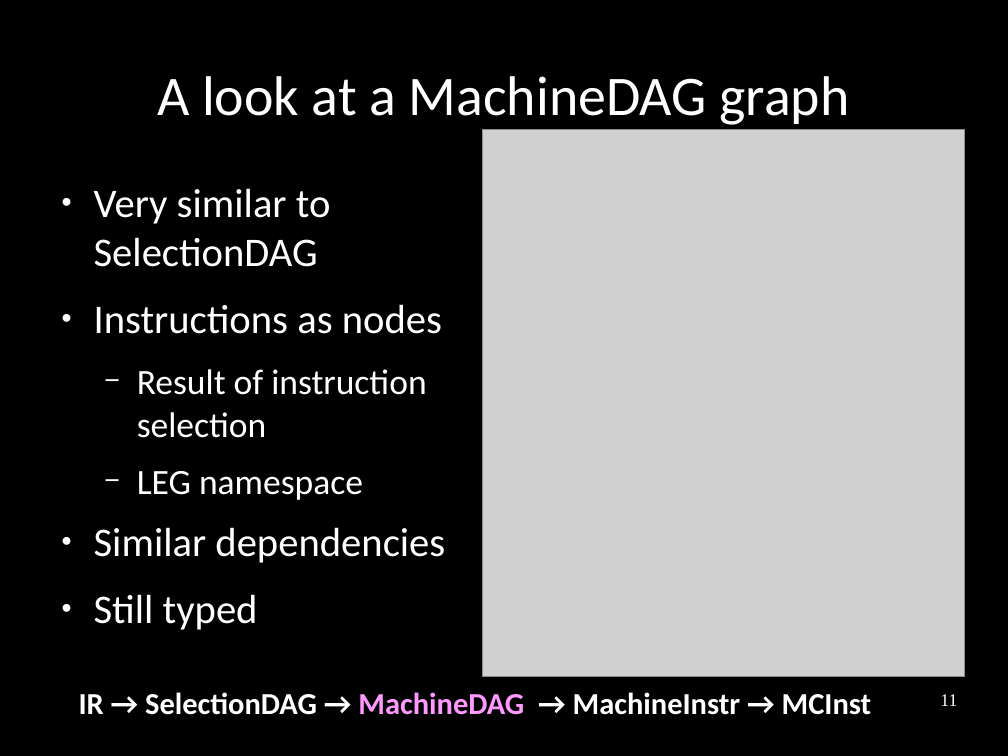
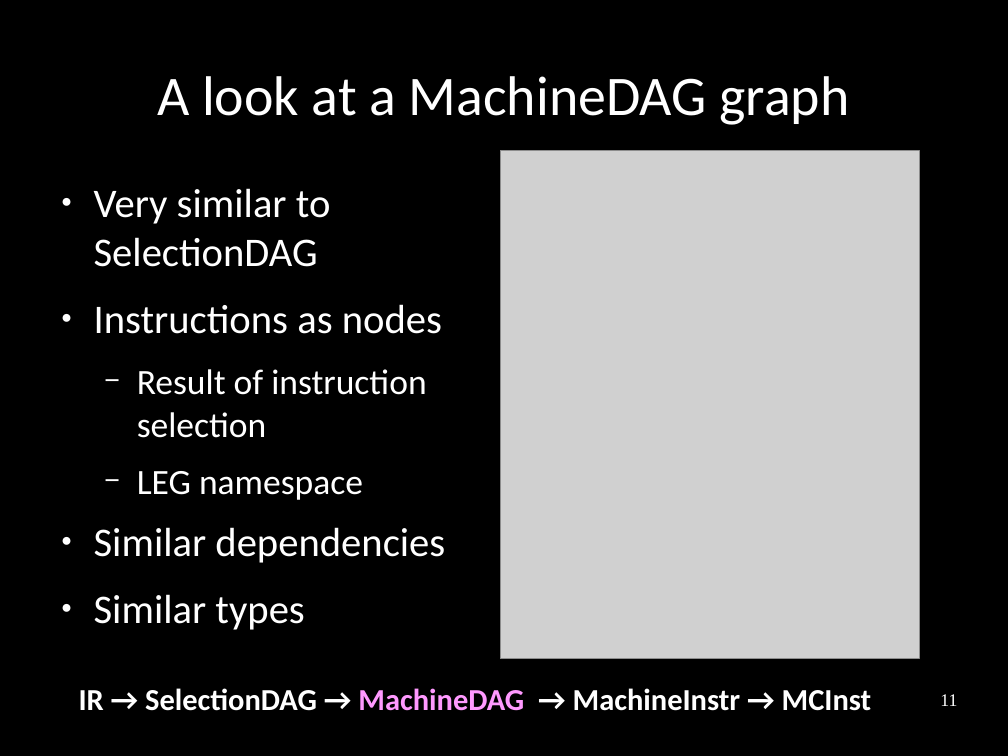
Before and after one commit to frasercrmck/llvm-leg, a slide deck: slide 11 of docs/Codeplay/Slides.odp. Drawn at 1008x756 pixels with LibreOffice and Linux fonts; fonts in the diff are those of the drawing; grey boxes stand for pictures. Boxes give left, top, right and bottom in pixels: in the first picture for what was removed or moved away, otherwise in the second. Text is boxed around its words. In the diff, an @@ line names an element or a change of style, - is before the commit and + after.

```diff
--- a/docs/Codeplay/Slides.odp
+++ b/docs/Codeplay/Slides.odp
@@ picture: place and size @@
-picture at bbox=[483, 130, 966, 677]
+picture at bbox=[500, 151, 919, 659]
@@ text at bbox=[94, 594, 304, 630]: text changed @@
-● Still typed
+● Similar types
@@ text "IR → SelectionDAG → MachineDAG ...": place and size @@
-text "IR → SelectionDAG → MachineDAG ..." at bbox=[79, 692, 872, 715]
+text "IR → SelectionDAG → MachineDAG ..." at bbox=[79, 688, 872, 711]
```
Also in this commit, not shown: 6 other slides changed, 2 other files.
